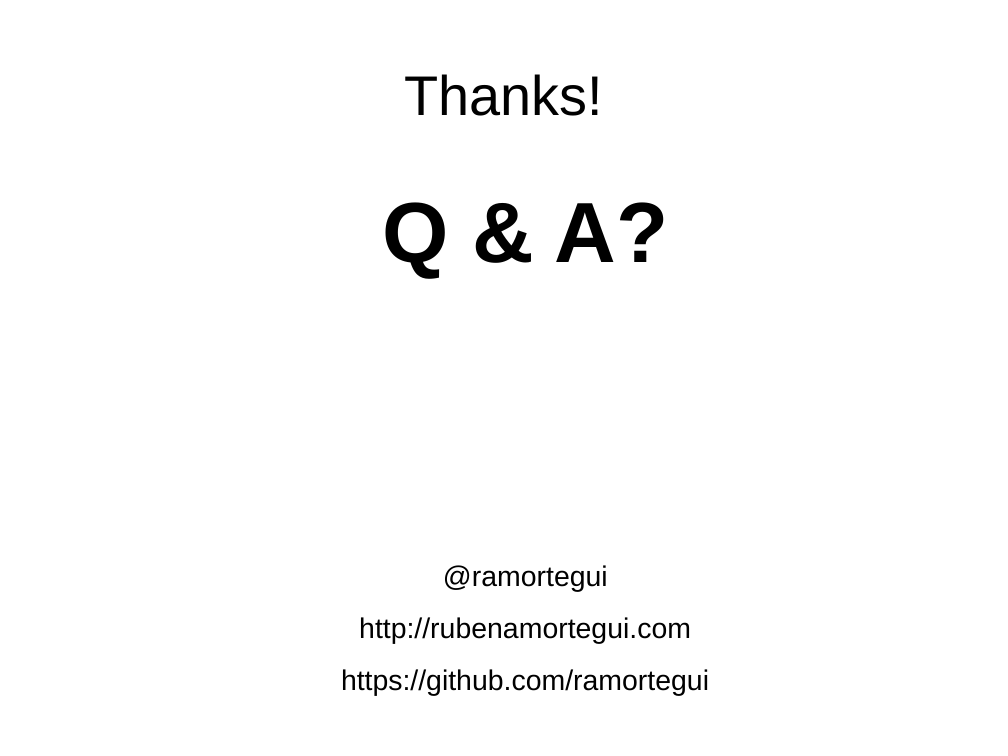
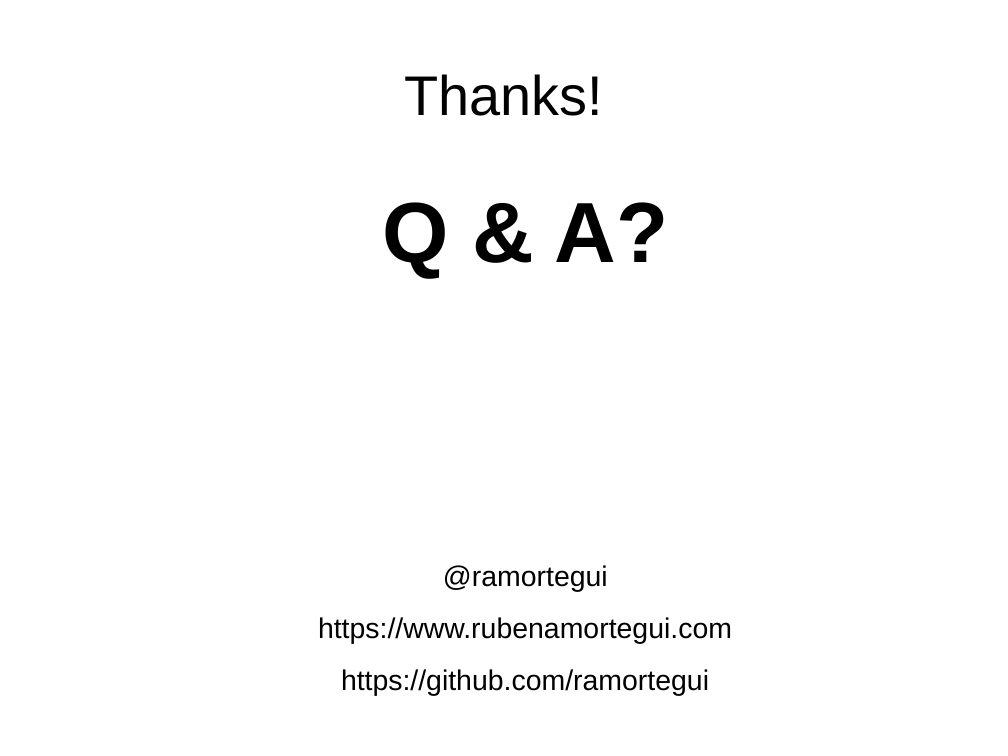
Before and after one commit to ramortegui/talks, a slide deck: slide 12 of odps/working_with_phoenix.odp. Drawn at 1008x756 pixels with LibreOffice and Linux fonts; fonts in the diff are those of the drawing. Boxes give left, top, right and bottom in pixels: in the first picture for what was removed or moved away, otherwise in the second. Text is boxed around its words. In the diff, an @@ line names an element or a change of style, - is before the commit and + after.

```diff
--- a/odps/working_with_phoenix.odp
+++ b/odps/working_with_phoenix.odp
@@ text at box(318, 617, 732, 644): text changed @@
-http://rubenamortegui.com
+https://www.rubenamortegui.com
```
Also in this commit, not shown: 3 other slides changed, 1 slide added, 1 slide removed.
